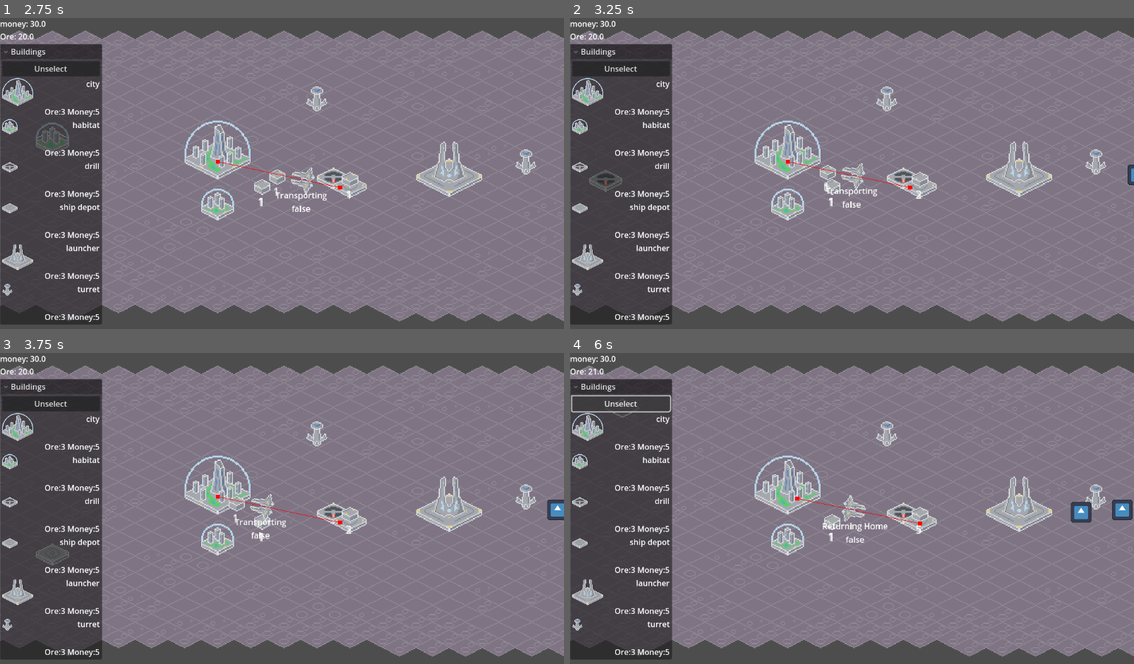
Above: before the commit, frames 1-4 (two rows, left to right).
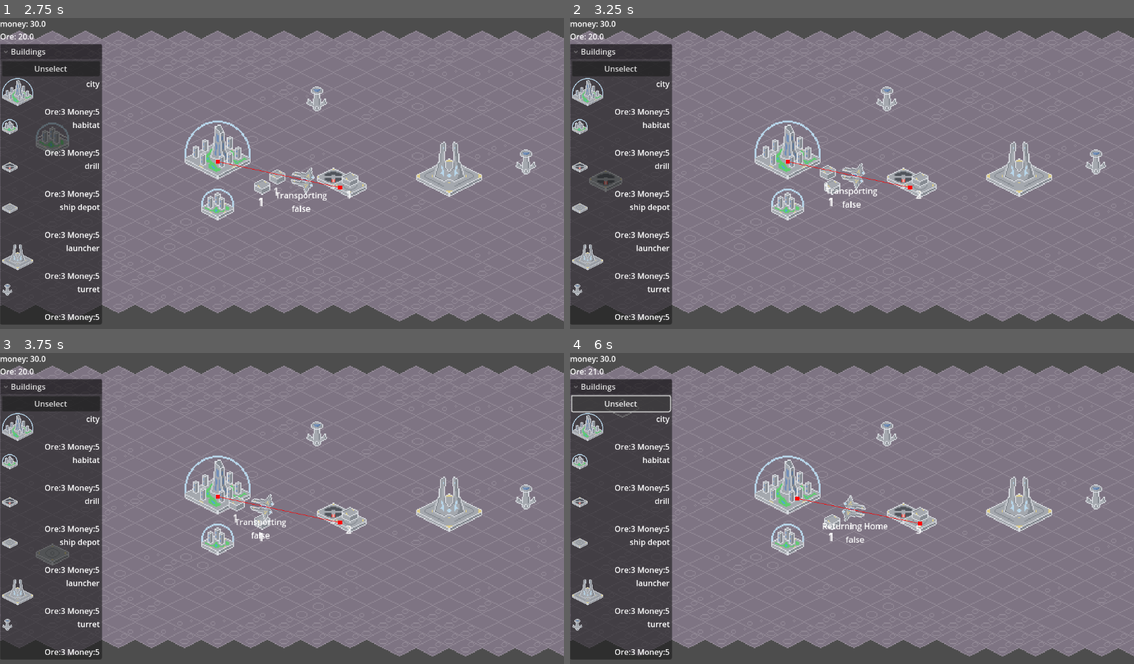
Above: after the commit, the same moments.

Repository: kevinn-t/cmpm-170-tower-defense
Game: Godot game, scene res://main scene.tscn
Same seed, same stepped clock (60 frames per second), same inputs: the game is played once before the commit and once after it. The engine's default icon, where the game draws it, is replaced by a stand-in: a white triangle on a blue panel in a dark square.
Inputs:
- Up to frame 1 (2.75 s): click "Unselect" at 0.5 s; click "city" at 1.25 s; click "habitat" at 2 s
- Up to frame 2 (3.25 s): click "drill" at 2.75 s
- Up to frame 3 (3.75 s): click "ship depot" at 3.5 s
- Up to frame 4 (6 s): click "launcher" at 4.25 s; click "turret" at 5 s; click "Unselect" at 5.75 s

Frame 1 is identical in both runs. In frame 2, less than 0.1% of the frame differs, in the area x 98-100%, y 47-54%; in frame 3, 0.2%; in frame 4, 0.5%, in the area x 88-100%, y 47-55%.

Commit message:
guns, bullets, refactor some of enemy, broken

Diff:
--- /dev/null
+++ b/Prefabs/bullet.tscn
@@ -0,0 +1,24 @@
+[gd_scene load_steps=4 format=3 uid="uid://d22vxavb3gd1o"]
+
+[ext_resource type="Texture2D" uid="uid://dllwgqnfpobko" path="res://Art/bullet.png" id="1_0oen4"]
+[ext_resource type="Script" uid="uid://cwykhfqt0pnwy" path="res://Scripts/bullet.gd" id="1_m4f65"]
+
+[sub_resource type="SegmentShape2D" id="SegmentShape2D_m4f65"]
+a = Vector2(0, -4)
+b = Vector2(0, 4)
+
+[node name="bullet" type="RigidBody2D"]
+script = ExtResource("1_m4f65")
+
+[node name="CollisionShape2D" type="CollisionShape2D" parent="."]
+shape = SubResource("SegmentShape2D_m4f65")
+
+[node name="Sprite2D" type="Sprite2D" parent="."]
+texture = ExtResource("1_0oen4")
+
+[node name="Lifetime" type="Timer" parent="."]
+wait_time = 2.0
+one_shot = true
+
+[connection signal="body_entered" from="." to="." method="_on_body_entered"]
+[connection signal="timeout" from="Lifetime" to="." method="_on_lifetime_timeout"]
--- a/Prefabs/enemy.tscn
+++ b/Prefabs/enemy.tscn
@@ -1,17 +1,35 @@
-[gd_scene load_steps=4 format=3 uid="uid://dbjsdcb8gin4k"]
+[gd_scene load_steps=5 format=3 uid="uid://dbjsdcb8gin4k"]
 
 [ext_resource type="Script" uid="uid://dvgnsjfekgaek" path="res://Scripts/enemy.gd" id="1_lgw76"]
-[ext_resource type="Texture2D" uid="uid://bepxf3r4002oq" path="res://icon.svg" id="2_t4g6b"]
+[ext_resource type="Texture2D" uid="uid://p1omitrd35t4" path="res://Art/enemy_ship.png" id="2_lgw76"]
+[ext_resource type="PackedScene" uid="uid://bv3jw0xt10wxi" path="res://Prefabs/gun.tscn" id="3_t4g6b"]
 
-[sub_resource type="RectangleShape2D" id="RectangleShape2D_v7vy4"]
+[sub_resource type="CircleShape2D" id="CircleShape2D_lgw76"]
+radius = 14.0
 
 [node name="Enemy" type="CharacterBody2D"]
 script = ExtResource("1_lgw76")
-speed = 20
 
 [node name="Sprite2D" type="Sprite2D" parent="."]
-scale = Vector2(0.155, 0.155)
-texture = ExtResource("2_t4g6b")
+rotation = 1.5707964
+texture = ExtResource("2_lgw76")
 
-[node name="CollisionShape2D" type="CollisionShape2D" parent="."]
-shape = SubResource("RectangleShape2D_v7vy4")
+[node name="CollisionShape2D2" type="CollisionShape2D" parent="."]
+shape = SubResource("CircleShape2D_lgw76")
+
+[node name="NavigationAgent2D" type="NavigationAgent2D" parent="."]
+avoidance_enabled = true
+max_speed = 40.0
+debug_enabled = true
+debug_path_custom_color = Color(1, 0.25490198, 1, 1)
+
+[node name="NavigationObstacle2D" type="NavigationObstacle2D" parent="."]
+radius = 15.0
+
+[node name="Gun" parent="." instance=ExtResource("3_t4g6b")]
+position = Vector2(-5, -9)
+
+[node name="Gun2" parent="." instance=ExtResource("3_t4g6b")]
+position = Vector2(-5, 9)
+
+[connection signal="velocity_computed" from="NavigationAgent2D" to="." method="_on_navigation_agent_2d_velocity_computed"]
--- /dev/null
+++ b/Prefabs/explosion.tscn
@@ -0,0 +1,77 @@
+[gd_scene load_steps=12 format=3 uid="uid://lsjc4jwogg6r"]
+
+[ext_resource type="Script" uid="uid://cga4edy4nh6ms" path="res://Scripts/explosion.gd" id="1_g0hho"]
+[ext_resource type="Texture2D" uid="uid://ctystnqsf7oj0" path="res://Art/explosion-Sheet.png" id="2_eplxj"]
+
+[sub_resource type="AtlasTexture" id="AtlasTexture_82iyt"]
+atlas = ExtResource("2_eplxj")
+region = Rect2(0, 0, 32, 32)
+
+[sub_resource type="AtlasTexture" id="AtlasTexture_v0raf"]
+atlas = ExtResource("2_eplxj")
+region = Rect2(32, 0, 32, 32)
+
+[sub_resource type="AtlasTexture" id="AtlasTexture_t3h84"]
+atlas = ExtResource("2_eplxj")
+region = Rect2(64, 0, 32, 32)
+
+[sub_resource type="AtlasTexture" id="AtlasTexture_31rmq"]
+atlas = ExtResource("2_eplxj")
+region = Rect2(96, 0, 32, 32)
+
+[sub_resource type="AtlasTexture" id="AtlasTexture_kmffy"]
+atlas = ExtResource("2_eplxj")
+region = Rect2(128, 0, 32, 32)
+
+[sub_resource type="AtlasTexture" id="AtlasTexture_8in1u"]
+atlas = ExtResource("2_eplxj")
+region = Rect2(160, 0, 32, 32)
+
+[sub_resource type="AtlasTexture" id="AtlasTexture_un2um"]
+atlas = ExtResource("2_eplxj")
+region = Rect2(192, 0, 32, 32)
+
+[sub_resource type="AtlasTexture" id="AtlasTexture_uxjvc"]
+atlas = ExtResource("2_eplxj")
+region = Rect2(224, 0, 32, 32)
+
+[sub_resource type="SpriteFrames" id="SpriteFrames_c1tii"]
+animations = [{
+"frames": [{
+"duration": 0.5,
+"texture": SubResource("AtlasTexture_82iyt")
+}, {
+"duration": 0.5,
+"texture": SubResource("AtlasTexture_v0raf")
+}, {
+"duration": 0.5,
+"texture": SubResource("AtlasTexture_t3h84")
+}, {
+"duration": 0.5,
+"texture": SubResource("AtlasTexture_31rmq")
+}, {
+"duration": 0.5,
+"texture": SubResource("AtlasTexture_kmffy")
+}, {
+"duration": 0.5,
+"texture": SubResource("AtlasTexture_8in1u")
+}, {
+"duration": 0.5,
+"texture": SubResource("AtlasTexture_un2um")
+}, {
+"duration": 0.5,
+"texture": SubResource("AtlasTexture_uxjvc")
+}],
+"loop": false,
+"name": &"default",
+"speed": 5.0
+}]
+
+[node name="Explosion" type="Node2D"]
+script = ExtResource("1_g0hho")
+
+[node name="AnimatedSprite2D" type="AnimatedSprite2D" parent="."]
+z_index = 3
+sprite_frames = SubResource("SpriteFrames_c1tii")
+
+[connection signal="animation_finished" from="AnimatedSprite2D" to="." method="_on_animated_sprite_2d_animation_finished"]
--- /dev/null
+++ b/Prefabs/gun.tscn
@@ -0,0 +1,18 @@
+[gd_scene load_steps=3 format=3 uid="uid://bv3jw0xt10wxi"]
+
+[ext_resource type="Texture2D" uid="uid://chfvxciju13wb" path="res://Art/turret.png" id="1_3se71"]
+[ext_resource type="Script" uid="uid://dw2y3n13gmcg7" path="res://Scripts/gun.gd" id="1_26ca0"]
+
+[node name="Gun" type="Node2D"]
+script = ExtResource("1_26ca0")
+
+[node name="ShootCooldown" type="Timer" parent="."]
+wait_time = 0.5
+autostart = true
+
+[node name="Turret" type="Sprite2D" parent="."]
+position = Vector2(2, 0)
+rotation = 1.5707964
+texture = ExtResource("1_3se71")
+
+[connection signal="timeout" from="ShootCooldown" to="." method="_on_shoot_cooldown_timeout"]
--- a/Scripts/building.gd
+++ b/Scripts/building.gd
@@ -11,13 +11,28 @@
 func get_texture() -> Texture2D:
 	return $Sprite2D.texture
 
-func hit(attacker : CharacterBody2D):# not character, unit
+func hit(attacker : Gun):
 	integrity -= attacker.damage
 	if integrity <= 0:
 		onDestroyed.emit()
 		queue_free()
 	else:
 		onHit.emit()
+
+func _ready() -> void:
+	onHit.connect(explosion)
+
+const EXPLOSION = preload("res://Prefabs/explosion.tscn")
+func explosion(explosion_iterations : int = 5, explosion_radius : float = 200):
+	for i in range(explosion_iterations):
+		var inst : Node2D = EXPLOSION.instantiate()
+		add_sibling(inst)
+
+		var randCircle = Vector2(randfn(0.0,1.0),randfn(0.0,1.0)).normalized()
+		if randCircle.length()>1:
+			randCircle.normalized()
+
+		inst.global_position = global_position + randCircle * explosion_radius
 
 
 const CONTAINER = preload("res://Prefabs/container.tscn")
--- /dev/null
+++ b/Scripts/bullet.gd
@@ -0,0 +1,12 @@
+extends RigidBody2D
+class_name Bullet
+
+var gunParent : Gun
+
+func _on_body_entered(body: Node) -> void:
+	if body.has_method("hit"):
+		body.hit(gunParent)
+	queue_free()
+
+func _on_lifetime_timeout() -> void:
+	queue_free()
--- a/Scripts/enemy.gd
+++ b/Scripts/enemy.gd
@@ -1,9 +1,10 @@
-extends CharacterBody2D
+class_name Enemy
+extends Unit
 
 @onready var target = null
 @export var health = 10
 @export var damage = 1
-@export var speed = 150
+# set speed in nav agent
 
 @onready var buildingsNode = $"../Buildings"
 var buildings = []
@@ -15,11 +16,6 @@
 func _process(_delta: float) -> void:
 	_get_nearest_target()
 
-func _physics_process(_delta: float) -> void:
-	if (target != null):
-		var direction = (target.position - position).normalized()
-		velocity = direction * speed
-		move_and_slide()
 
 func _get_nearest_target():
 	buildings = buildingsNode.get_children()
@@ -33,3 +29,18 @@
 	health -= dmg
 	if (health <= 0):
 		queue_free()
+
+func _physics_process(_delta: float) -> void:
+	if not nav.is_navigation_finished():
+		var direction: Vector2 = global_position.direction_to(nav.get_next_path_position())
+		velocity = direction
+	else:
+		velocity = Vector2.ZERO
+
+	nav.set_velocity(velocity * nav.max_speed)
+	rotation = atan2(velocity.y, velocity.x)
+
+func _on_navigation_agent_2d_velocity_computed(safe_velocity: Vector2) -> void:
+	velocity = safe_velocity
+	#print("Safe velocity " + str(safe_velocity))
+	move_and_slide()
--- /dev/null
+++ b/Scripts/explosion.gd
@@ -0,0 +1,4 @@
+extends Node2D
+
+func _on_animated_sprite_2d_animation_finished() -> void:
+	queue_free()
--- /dev/null
+++ b/Scripts/gun.gd
@@ -0,0 +1,27 @@
+extends Node2D
+class_name Gun
+
+@onready var shoot_cooldown: Timer = $ShootCooldown
+
+var bulletParent : Node2D
+var target : Node2D = null
+var damage : int = 5
+
+@export var bullet_speed = 500
+
+const BULLET = preload("res://Prefabs/bullet.tscn")
+
+func fire():
+	if target == null or bulletParent == null:
+		#print("null target or null parent")
+		return
+	var dir = (target.global_position - global_position).normalized()
+	var inst : Bullet = BULLET.instantiate()
+	bulletParent.add_child(inst)
+	inst.gunParent = self
+	inst.velocity = dir * bullet_speed
+	rotation = atan2(dir.y, dir.x)
+	inst.rotation = atan2(dir.y, dir.x)
+
+func _on_shoot_cooldown_timeout() -> void:
+	fire()
--- a/Scripts/unit.gd
+++ b/Scripts/unit.gd
@@ -6,7 +6,6 @@
 
 @export var home : TransportShipDepot
 
-
 @export var my_container : MatContainer
 func load_container(container : MatContainer):
 	container.get_parent().my_container = null
Not shown, added: Art/explosion-Sheet.png.import
Binary file added: Art/turret.aseprite
Binary file added: Art/turret.png
Not shown, added: Art/turret.png.import
Not shown, added: Scripts/bullet.gd.uid
Not shown, added: Scripts/explosion.gd.uid
Not shown, added: Scripts/gun.gd.uid
